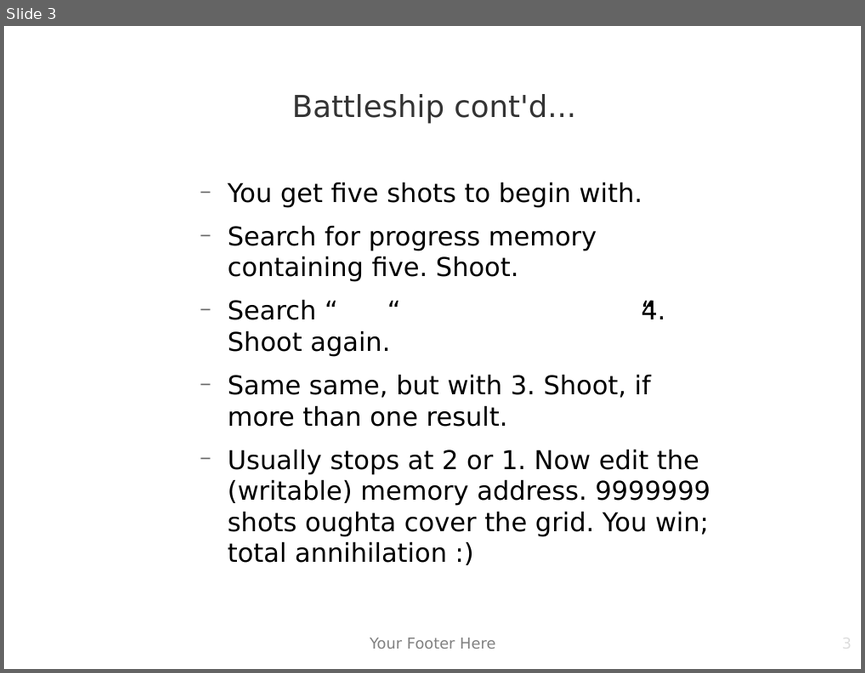
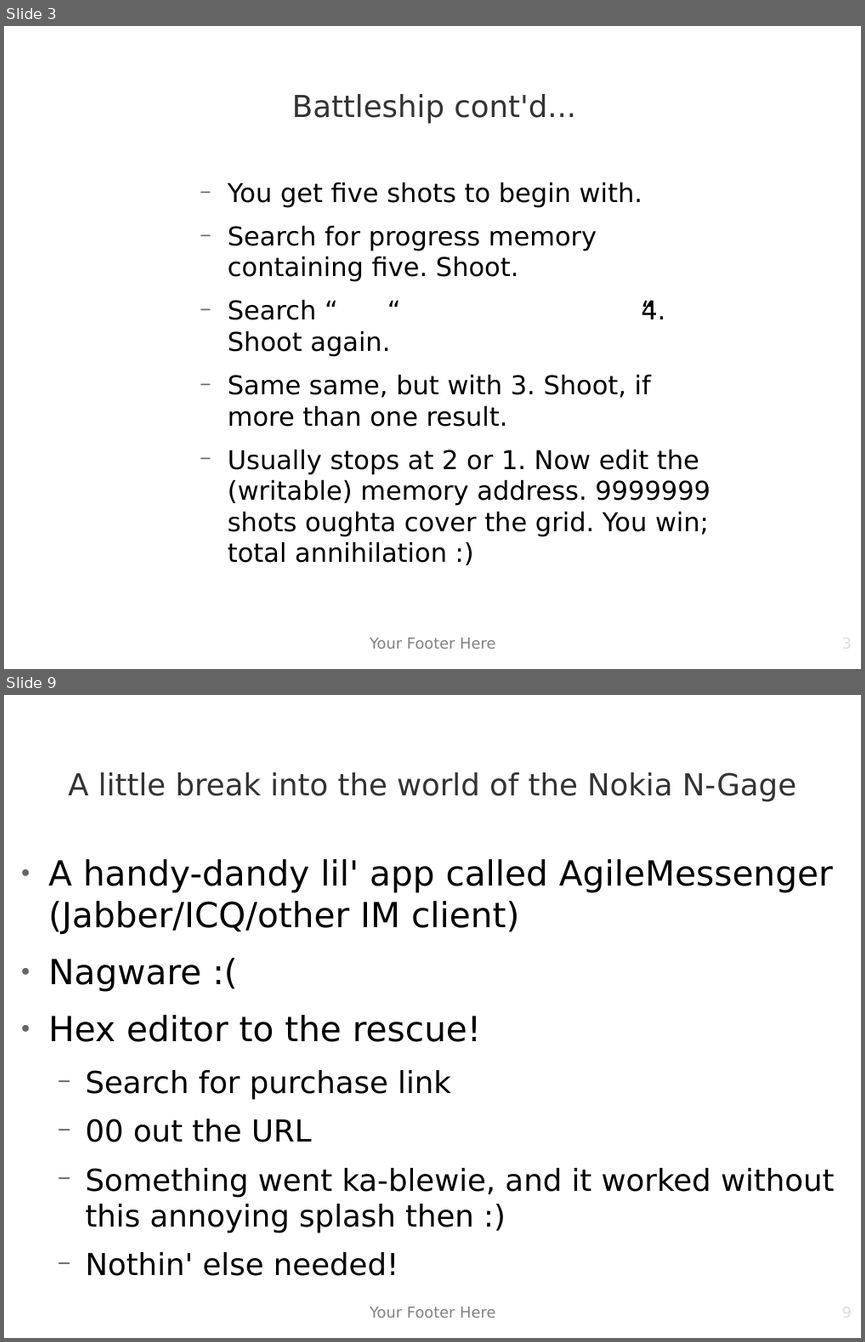
Before and after one commit to matiasw/disobey.fi-presentation, a slide deck: presis.odp. Shown one above the other, each under a label of ours: slide 3 before the commit, slides 3 and 9 after it; the slides between them are not shown. The pictures are 865x673 and 865x1342 pixels, drawn with LibreOffice and Linux fonts; fonts in the diff are those of the drawing; background and template pictures are left out. Boxes give left, top, right and bottom in pixels: in the first picture for what was removed or moved away, otherwise in the second. Text is boxed around its words. In the diff, an @@ line names an element or a change of style, - is before the commit and + after.

```diff
--- a/presis.odp
+++ b/presis.odp
@@ slide 9 added at [4,695,861,1338], background picture (left out) @@
@@ title added at [68,772,796,802], 28 pt, text #333333 @@
+A little break into the world of the Nokia N-Gage
@@ text added at [48,859,834,1276], 28 pt, text #000000 @@
+● A handy-dandy lil' app called AgileMessenger (Jabber/ICQ/other IM client)
+● Nagware :(
+● Hex editor to the rescue!
+  − Search for purchase link
+  − 00 out the URL
+  − Something went ka-blewie, and it worked without this annoying splash then :)
+  − Nothin' else needed!
@@ text added at [370,1306,495,1317], 14 pt, text #808080 @@
+Your Footer Here
@@ page number added at [653,1303,852,1338], 14 pt, text #DDDDDD @@
+9
```
Also in this commit, not shown: 1 slide changed, 7 other slides added, 1 other file.
